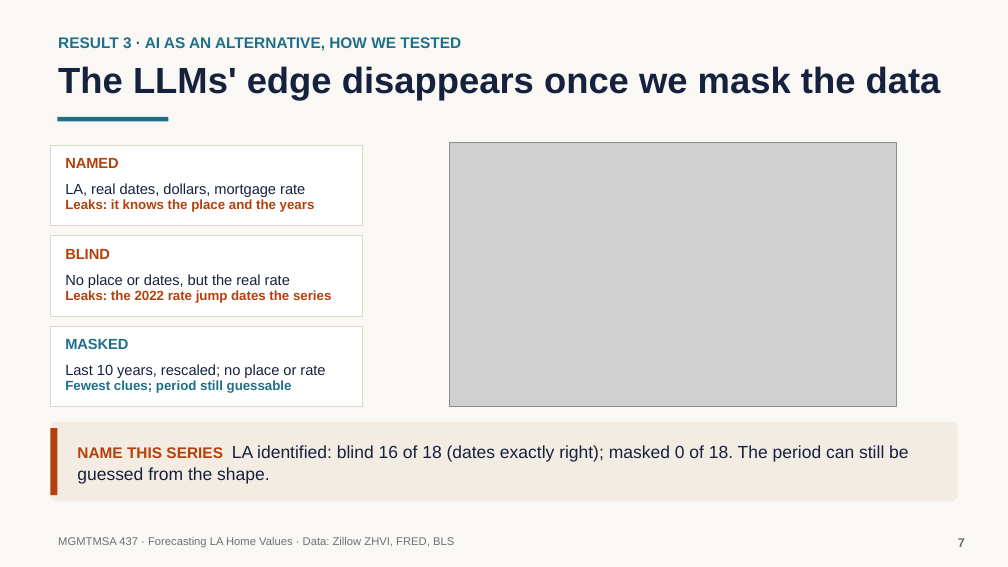
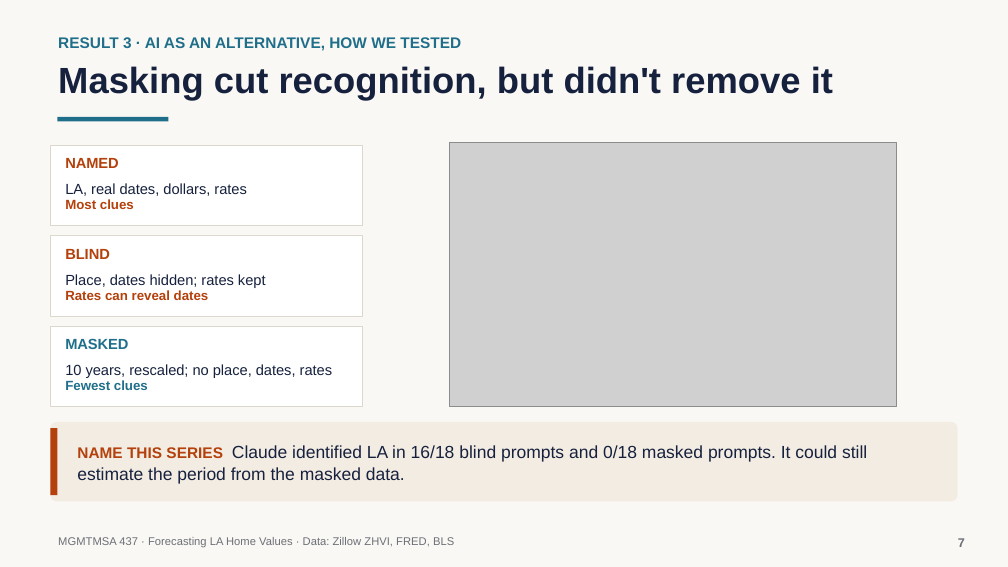
Before and after one commit to neiltd/la-housing-forecast, a slide deck: slide 7 of slides/LA_home_values_slides.pptx. Drawn at 1008x567 pixels with LibreOffice and Linux fonts; fonts in the diff are those of the drawing; grey boxes stand for pictures. Boxes give left, top, right and bottom in pixels: in the first picture for what was removed or moved away, otherwise in the second. Text is boxed around its words. In the diff, an @@ line names an element or a change of style, - is before the commit and + after.

```diff
--- a/slides/LA_home_values_slides.pptx
+++ b/slides/LA_home_values_slides.pptx
@@ text at <box>58,66,833,101</box>: text changed @@
-The LLMs' edge disappears once we mask the data
+Masking cut recognition, but didn't remove it
@@ text at <box>65,183,246,196</box>: text changed @@
-LA, real dates, dollars, mortgage rate
+LA, real dates, dollars, rates
@@ text at <box>65,199,134,209</box>: text changed @@
-Leaks: it knows the place and the years
+Most clues
@@ text at <box>65,274,266,288</box>: text changed @@
-No place or dates, but the real rate
+Place, dates hidden; rates kept
@@ text at <box>65,290,209,300</box>: text changed @@
-Leaks: the 2022 rate jump dates the series
+Rates can reveal dates
@@ text at <box>65,364,332,378</box>: text changed @@
-Last 10 years, rescaled; no place or rate
+10 years, rescaled; no place, dates, rates
@@ text at <box>65,380,148,390</box>: text changed @@
-Fewest clues; period still guessable
+Fewest clues
@@ text at <box>77,445,867,484</box>: text changed @@
-NAME THIS SERIES LA identified: blind 16 of 18 (dates exactly right); masked 0 of 18. The period can still be guessed from the shape.
+NAME THIS SERIES Claude identified LA in 16/18 blind prompts and 0/18 masked prompts. It could still estimate the period from the masked data.
```
Also in this commit, not shown: 9 other slides changed, 3 other files.
